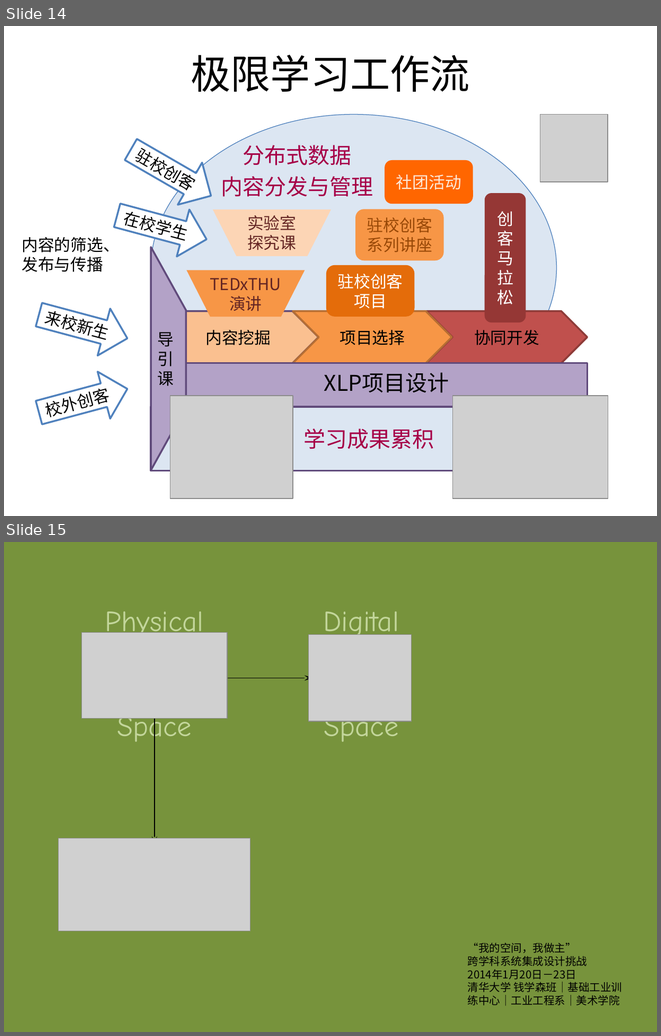
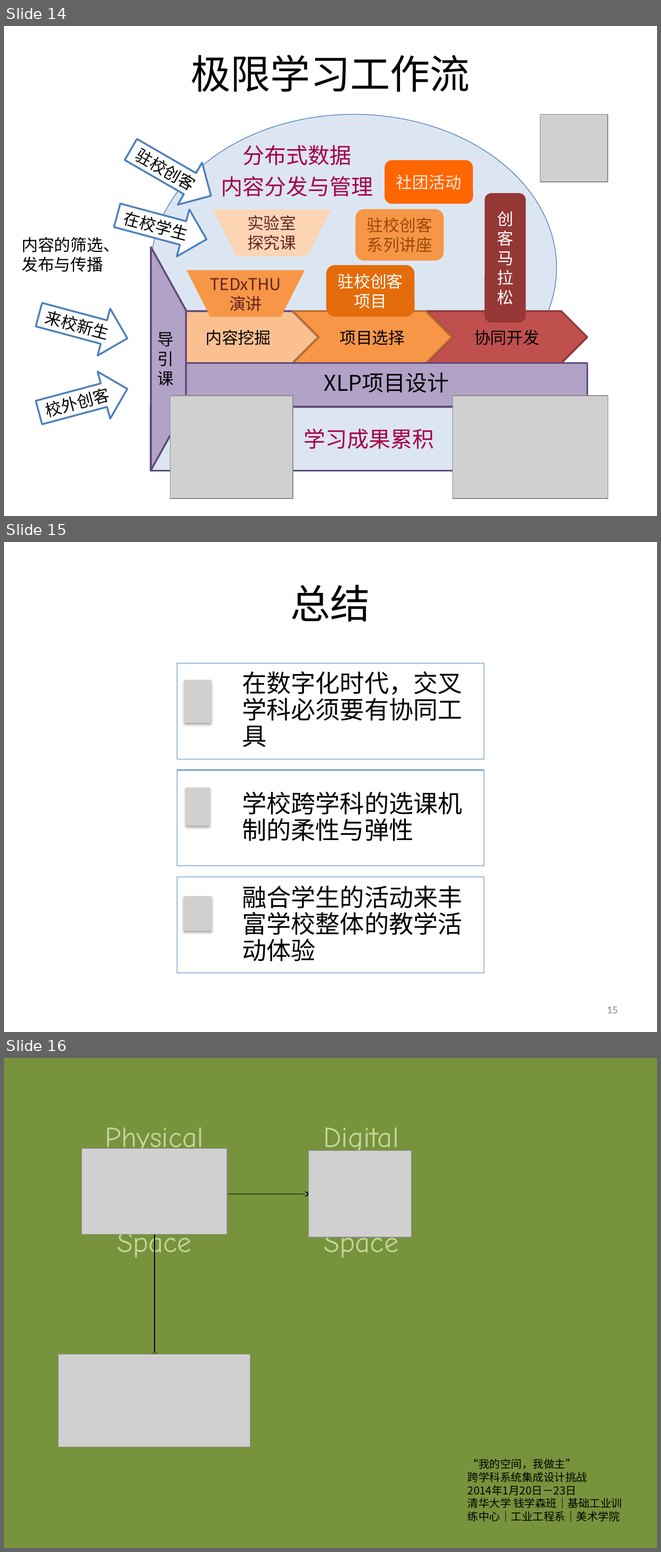
Before and after one commit to woodyme/2014JanXLP, a slide deck: 课程方案/XLP_WorkFLow_CHN.pptx. Shown one above the other, each under a label of ours: slides 14 and 15 before the commit, slides 14, 15 and 16 after it. The pictures are 661x1036 and 661x1552 pixels, drawn with LibreOffice and Linux fonts; fonts in the diff are those of the drawing; grey boxes stand for pictures; background and template pictures are left out. Boxes give left, top, right and bottom in pixels: in the first picture for what was removed or moved away, otherwise in the second. Text is boxed around its words. In the diff, an @@ line names an element or a change of style, - is before the commit and + after.

```diff
--- a/课程方案/XLP_WorkFLow_CHN.pptx
+++ b/课程方案/XLP_WorkFLow_CHN.pptx
@@ slide 15 added at [4, 542, 657, 1032], background #FFFFFF @@
@@ title added at [291, 584, 371, 622], 44 pt, text #000000 @@
+总结
@@ group added at [177, 663, 484, 973]: 3 rectangles, 3 texts, 3 pictures @@
+在数字化时代，交叉学科必须要有协同工具
+学校跨学科的选课机制的柔性与弹性
+融合学生的活动来丰富学校整体的教学活动体验
@@ page number added at [607, 1006, 618, 1013], 12 pt, text #8C8C8C @@
+15
@@ what was slide 15 is now slide 16 @@
```
Also in this commit, not shown: 2 slides changed.
